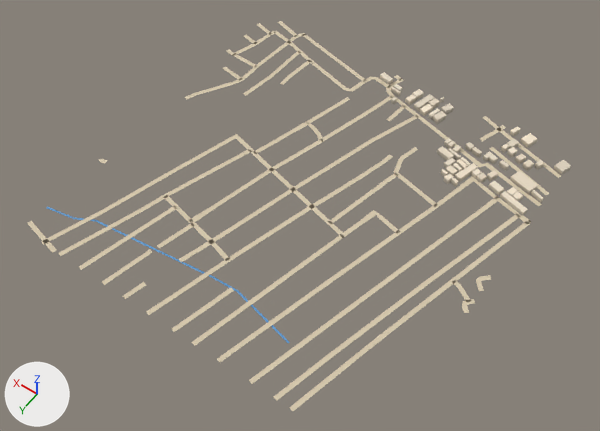
Two versions of the glTF model public/assets/bengaluru-region-v1/tiles/t20_-29-l0.glb, one commit apart.
The view is the same before and after, from a 50 mm lens placed at (9866.0, -13698.0, 813.0), pointed at (10242.0, -14225.0, -15.0). Arrows for +X, +Y and +Z are at lower left; the lights stay in place. The older version comes first.

Objects in the first picture: 'building', 'ground', 'water'.
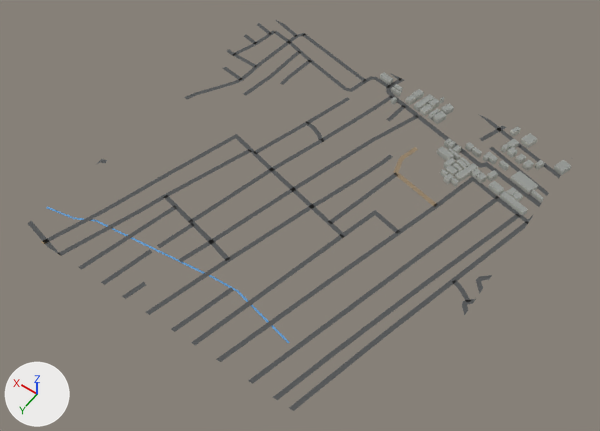
What changed in the scene script:
```text
Change me_building:
    used by ob_building; location = (10000.0, -14500.0, 0.0)
    remove me_building.from_pydata(...)  # 396 vertices, 496 faces; spans x -5.0..287.0, y -4.0..134.0, z 0.0..8.0
    add me_building.from_pydata(...)  # 396 vertices, 596 faces; spans x -5.0..287.0, y -4.0..134.0, z 0.0..8.0
    me_building part 1: 496 kept faces spanning x -5.0..287.0, y -4.0..134.0, z 0.0..8.0 get new vertex colours
    edits to the shape of me_building do not show in these pictures
Change me_ground:
    used by ob_ground; location = (10000.0, -14500.0, 0.0)
    remove me_ground.from_pydata(...)  # 606 vertices, 500 faces; spans x -3.0..503.0, y -3.0..503.0, z 1.0
    add me_ground.from_pydata(...)  # 635 vertices, 523 faces; spans x 0.0..500.0, y 0.0..500.0, z 1.0
    me_ground part 2: 89 vertices moved from x -3.0..466.0, y -1.0..501.0, z 1.0 to x 0.0..466.0, y 0.0..500.0, z 1.0; 32 vertices removed from x -3.0..501.0, y -3.0..503.0, z 1.0; 60 vertices added at x 0.0..500.0, y 0.0..500.0, z 1.0
    me_ground part 3: 5 vertices moved from x 426.0..499.0, y -1.0..93.0, z 1.0 to x 426.0..500.0, y 0.0..99.0, z 1.0; 6 vertices removed from x 472.0..501.0, y -3.0..99.0, z 1.0; 8 vertices added at x 467.0..500.0, y 0.0..93.0, z 1.0
    me_ground part 4: 6 vertices moved from x 257.0..309.0, y -1.0..63.0, z 1.0 to x 256.0..309.0, y 0.0..64.0, z 1.0; 2 vertices removed from x 270.0..272.0, y -3.0..3.0, z 1.0; 1 vertex added at x 283.0, y 0.0, z 1.0
    me_ground part 5: 457 kept faces spanning x 0.0..500.0, y 0.0..500.0, z 1.0 get new vertex colours; the middle colour goes from beige #d7c9ae to dark grey #535556
    other edits to the shape of me_ground do not show in these pictures
```

Changed parts and their boxes (x1, y1, x2, y2) in the pictures (600 x 431 px; the box of a moved part takes in the faces that stretch with it):
'ground', reshaped
    before: (27, 21, 561, 411)
    after: (28, 20, 561, 411)
part 1 of me_building, recoloured
    both: (380, 72, 571, 216)
part 2 of me_ground, moved or reshaped
    before: (27, 116, 561, 411)
    after: (28, 114, 561, 411)
part 3 of me_ground, moved or reshaped
    before: (227, 21, 305, 53)
    after: (227, 20, 307, 53)
part 4 of me_ground, moved or reshaped
    before: (348, 75, 403, 92)
    after: (348, 73, 404, 92)
part 5 of me_ground, recoloured
    both: (41, 31, 549, 399)
